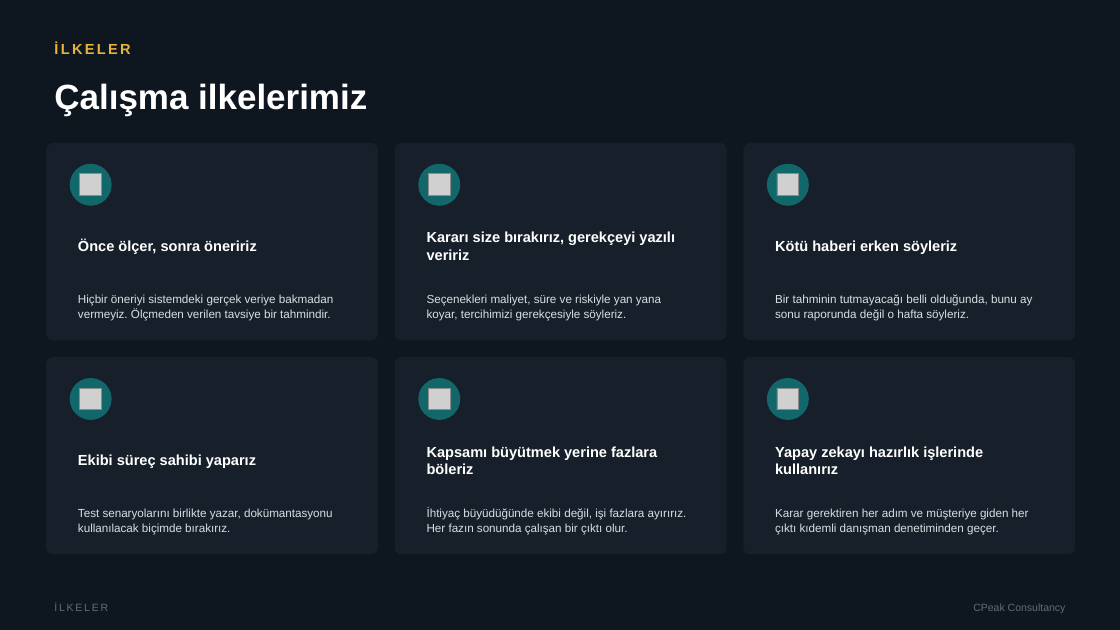
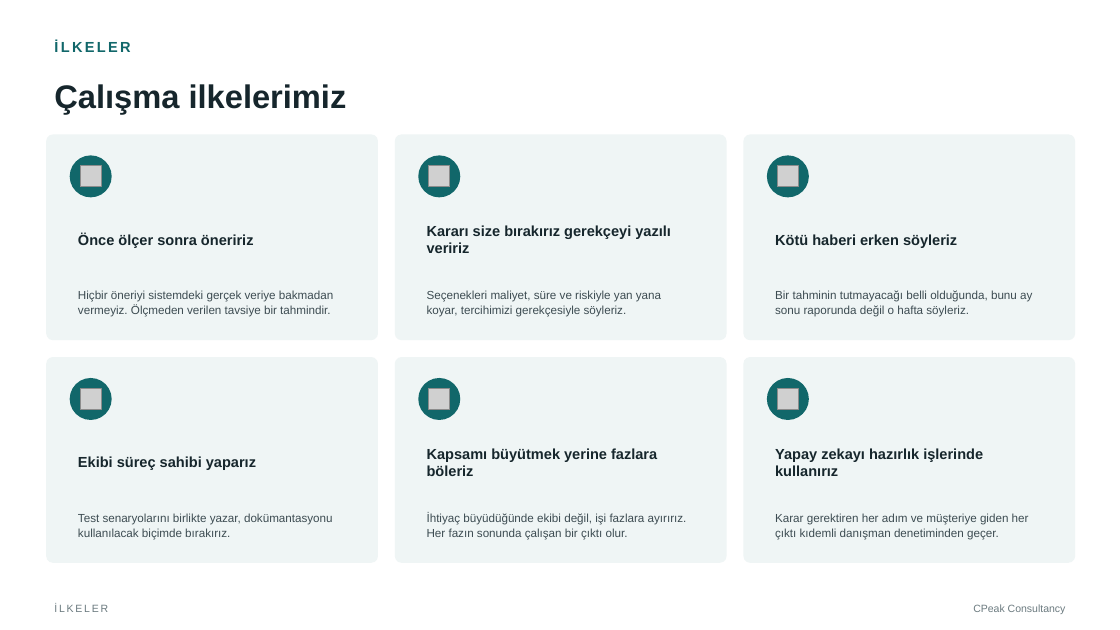
Before and after one commit to narinygt/Default, a slide deck: slide 11 of CPeak_Consultancy_Sunum.pptx. Drawn at 1120x630 pixels with LibreOffice and Linux fonts; fonts in the diff are those of the drawing; grey boxes stand for pictures. Boxes give left, top, right and bottom in pixels: in the first picture for what was removed or moved away, otherwise in the second. Text is boxed around its words. In the diff, an @@ line names an element or a change of style, - is before the commit and + after.

```diff
--- a/CPeak_Consultancy_Sunum.pptx
+++ b/CPeak_Consultancy_Sunum.pptx
@@ background #0E1620 to #FFFFFF @@
@@ text "Çalışma ilkelerimiz" at box(54, 84, 347, 114): size 30 to 28 pt, text colour #FFFFFF to #16262C; line spacing 34pt to 32pt @@
@@ text "İLKELER" at box(54, 42, 130, 52): text colour #E8B33A to #11676A @@
@@ rounded rectangle: place and size @@
-rounded rectangle at box(46, 143, 378, 340)
+rounded rectangle at box(46, 134, 378, 340)
@@ rounded rectangle: place and size @@
-rounded rectangle at box(395, 143, 727, 340)
+rounded rectangle at box(395, 134, 727, 340)
@@ rounded rectangle: place and size @@
-rounded rectangle at box(744, 143, 1075, 340)
+rounded rectangle at box(744, 134, 1075, 340)
@@ 3 pictures, 3 ellipses: place and size @@
-3 pictures, 3 ellipses at box(70, 164, 809, 206)
+3 pictures, 3 ellipses at box(70, 155, 809, 197)
@@ text at box(78, 233, 254, 248): text changed; text colour #FFFFFF to #16262C @@
-Önce ölçer, sonra öneririz
+Önce ölçer sonra öneririz
@@ text at box(427, 225, 671, 253): text changed; text colour #FFFFFF to #16262C @@
-Kararı size bırakırız, gerekçeyi yazılı veririz
+Kararı size bırakırız gerekçeyi yazılı veririz
@@ text colour #FFFFFF to #16262C in 4 elements at box(78, 456, 256, 470), box(427, 448, 657, 476), box(775, 448, 983, 476), box(775, 234, 957, 248) @@
@@ rounded rectangle: place and size @@
-rounded rectangle at box(46, 357, 378, 555)
+rounded rectangle at box(46, 357, 378, 563)
@@ rounded rectangle: place and size @@
-rounded rectangle at box(395, 357, 727, 555)
+rounded rectangle at box(395, 357, 727, 563)
@@ fill #17202A to #EFF5F5; proportions changed in 6 elements at box(46, 134, 378, 340), box(395, 134, 727, 340), box(744, 134, 1075, 340), box(46, 357, 378, 563), box(395, 357, 727, 563), box(744, 357, 1075, 563) @@
@@ rounded rectangle: place and size @@
-rounded rectangle at box(744, 357, 1075, 555)
+rounded rectangle at box(744, 357, 1075, 563)
@@ text colour #D7DEE3 to #3D4C52 in 6 elements at box(78, 290, 333, 317), box(427, 290, 661, 317), box(775, 290, 1032, 317), box(78, 513, 333, 540), box(427, 513, 687, 540), box(775, 513, 1029, 540) @@
@@ text "İLKELER" at box(54, 605, 108, 612): text colour #5F6D77 to #6C7B80 @@
@@ text "CPeak Consultancy" at box(973, 604, 1066, 614): text colour #5F6D77 to #6C7B80 @@
```
Also in this commit, not shown: 14 other slides changed.
